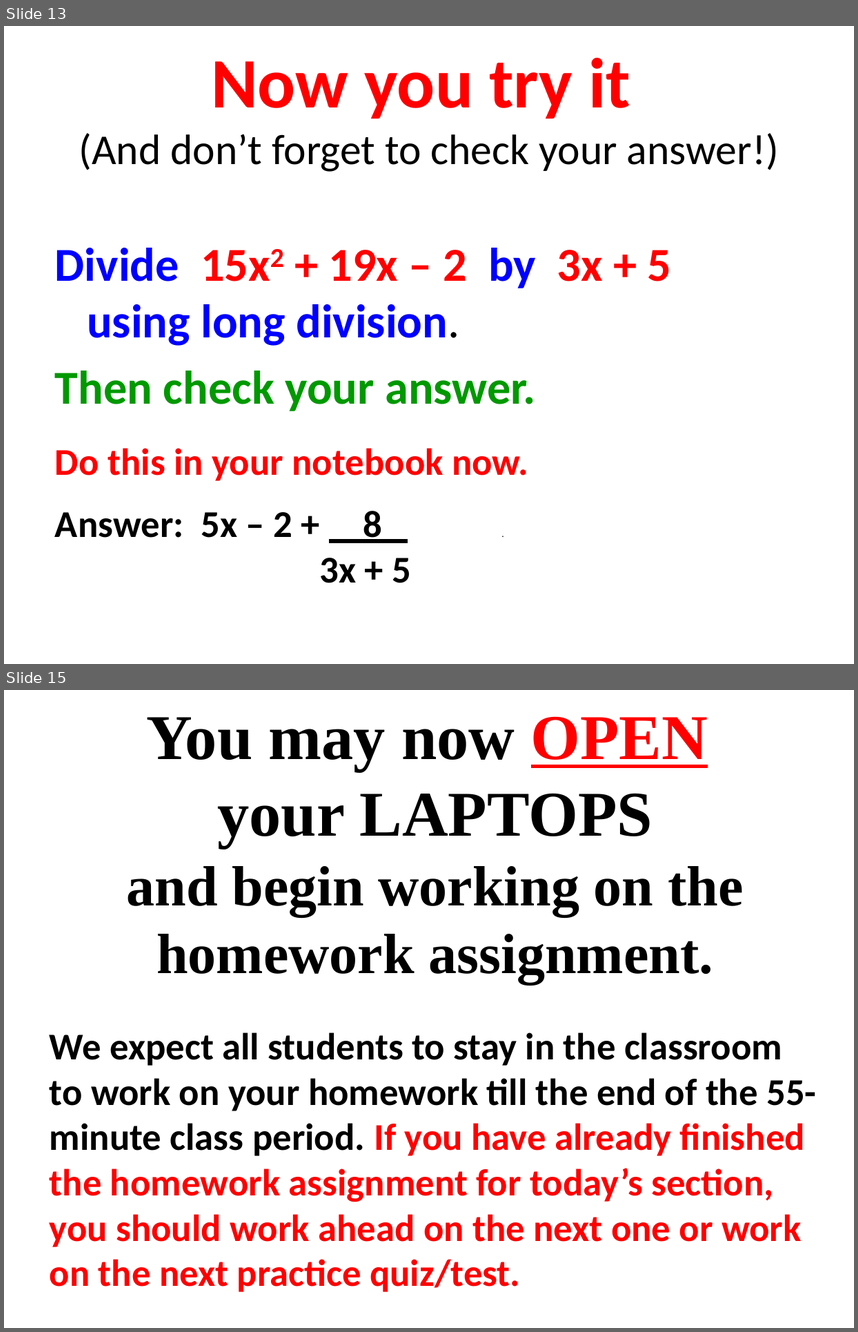
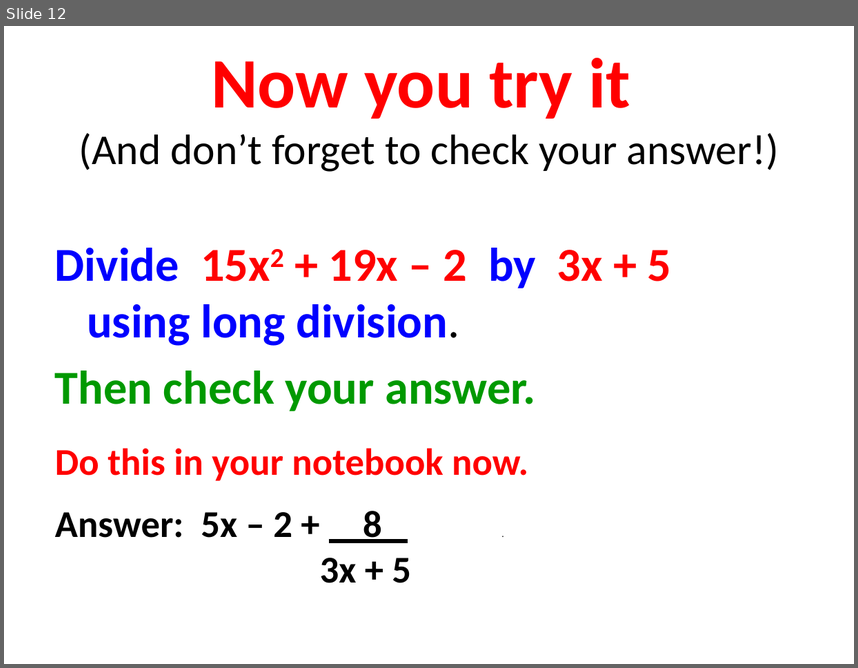
Before and after one commit to tyler-skorczewski-math/tyler-skorczewski-math.github.io, a slide deck: math90/Math90Lecture_5_6A_DividingPolynomialsPart1.pptx. Shown one above the other, each under a label of ours: slides 13 and 15 before the commit, slide 12 after it; the slides between them are not shown. The pictures are 858x1332 and 858x668 pixels, drawn with LibreOffice and Linux fonts; fonts in the diff are those of the drawing. Boxes give left, top, right and bottom in pixels: in the first picture for what was removed or moved away, otherwise in the second. Text is boxed around its words. In the diff, an @@ line names an element or a change of style, - is before the commit and + after.

```diff
--- a/math90/Math90Lecture_5_6A_DividingPolynomialsPart1.pptx
+++ b/math90/Math90Lecture_5_6A_DividingPolynomialsPart1.pptx
@@ slide 15 removed at (4,690,854,1328), background #FFFFFF @@
@@ text removed at (127,716,743,984) @@
-You may now OPEN
-your LAPTOPS
-and begin working on the homework assignment.
@@ text removed at (50,1032,816,1292) @@
-We expect all students to stay in the classroom to work on your homework till the end of the 55-minute class period. If you have already finished the homework assignment for today’s section, you should work ahead on the next one or work on the next practice quiz/test.
@@ what was slide 13 is now slide 12 @@
```
Also in this commit, not shown: 2 other slides removed, 26 other files.
